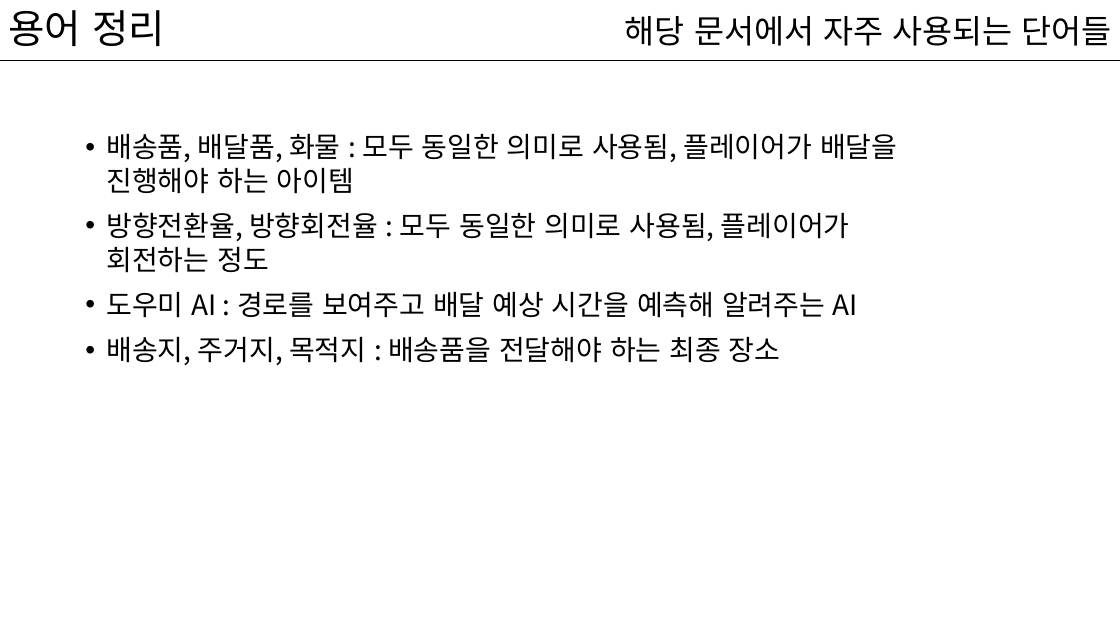
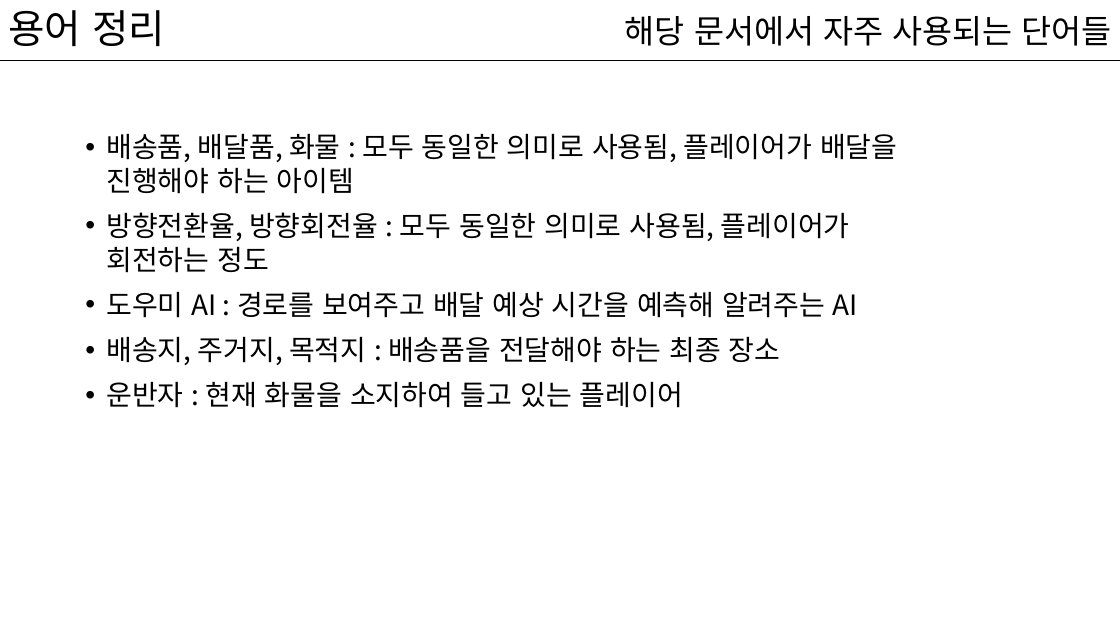
Before and after one commit to kwakyerin/2026_Graduation_Project, a slide deck: slide 2 of documents/HyunahKwon/design/designing/for_teammates/배트와 달트_기획서.pptx. Drawn at 1120x630 pixels with LibreOffice and Linux fonts; fonts in the diff are those of the drawing. Boxes give left, top, right and bottom in pixels: in the first picture for what was removed or moved away, otherwise in the second. Text is boxed around its words. In the diff, an @@ line names an element or a change of style, - is before the commit and + after.

Commit message:
전체 기획_화물 시스템 추가 기획
추가 설정, 화물 종류 2종 추가, 데이터테이블 추가

```diff
--- a/documents/HyunahKwon/design/designing/for_teammates/배트와 달트_기획서.pptx
+++ b/documents/HyunahKwon/design/designing/for_teammates/배트와 달트_기획서.pptx
@@ text at bbox=[106, 381, 683, 408]: paragraph added @@
+• 운반자 : 현재 화물을 소지하여 들고 있는 플레이어
```
Also in this commit, not shown: 28 other slides changed, 3 slides added, 4 other files.
